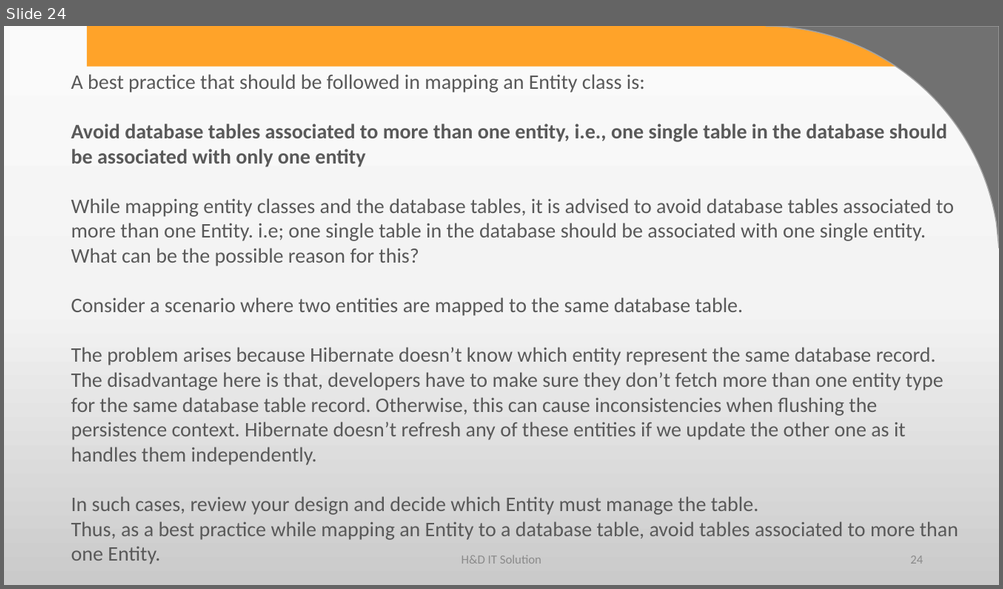
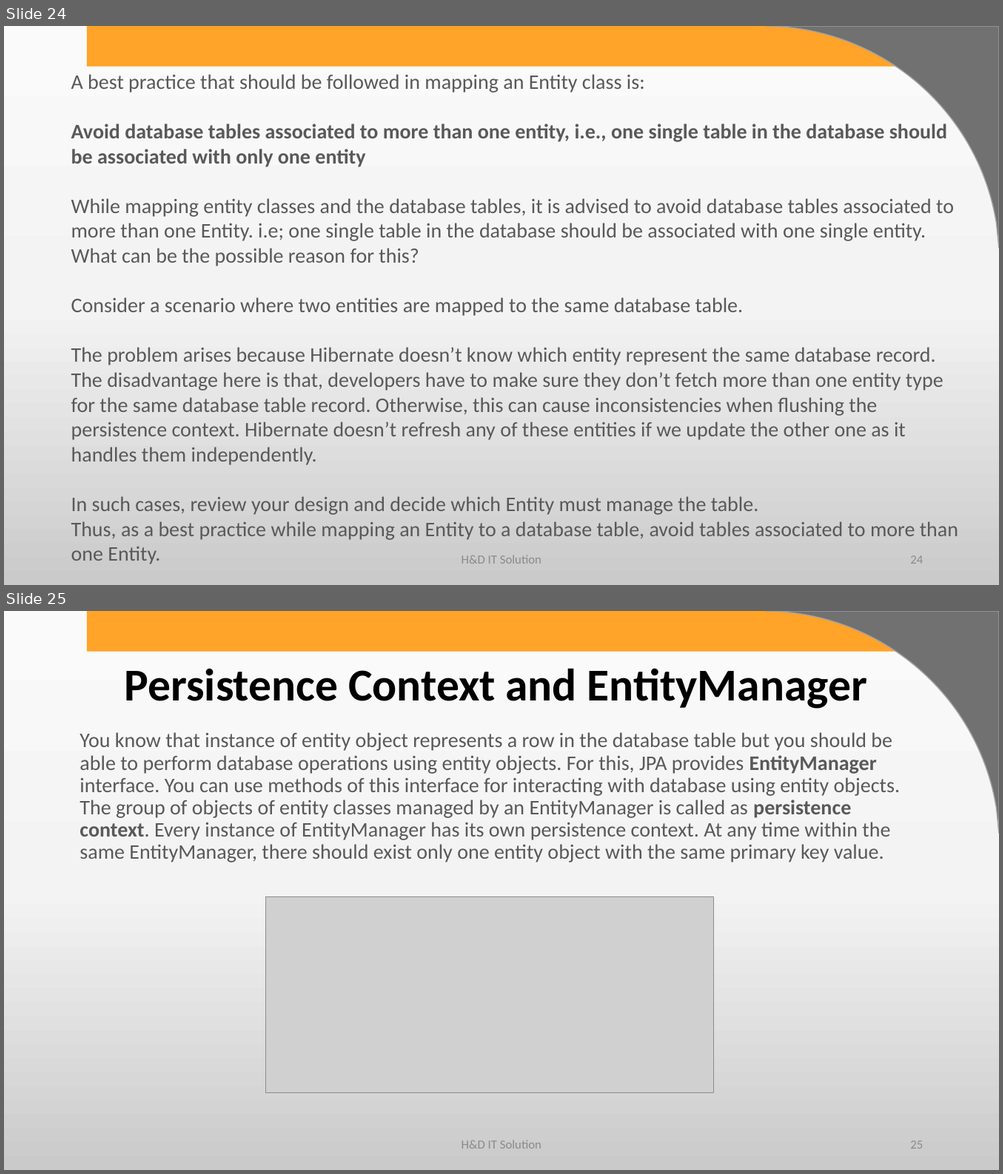
Before and after one commit to harshadasawant/spring_boot1, a slide deck: infinite/src/main/ppt/Persistence Layer using Spring Boot.pptx. Shown one above the other, each under a label of ours: slide 24 before the commit, slides 24 and 25 after it. The pictures are 1003x589 and 1003x1174 pixels, drawn with LibreOffice and Linux fonts; fonts in the diff are those of the drawing; grey boxes stand for pictures; background and template pictures are left out. Boxes give left, top, right and bottom in pixels: in the first picture for what was removed or moved away, otherwise in the second. Text is boxed around its words. In the diff, an @@ line names an element or a change of style, - is before the commit and + after.

```diff
--- a/infinite/src/main/ppt/Persistence Layer using Spring Boot.pptx
+++ b/infinite/src/main/ppt/Persistence Layer using Spring Boot.pptx
@@ slide 25 added at box(4, 611, 999, 1170), background gradient #FBFBFB to #F4F4F4 to #CBCBCB; not listed: 2 template elements that a slide beside it also shows @@
@@ title added at box(125, 668, 867, 709), 44 pt, text #000000, bold @@
+Persistence Context and EntityManager
@@ text added at box(79, 732, 899, 863), 20 pt, text #595959 @@
+You know that instance of entity object represents a row in the database table but you should be able to perform database operations using entity objects. For this, JPA provides EntityManager interface. You can use methods of this interface for interacting with database using entity objects. The group of objects of entity classes managed by an EntityManager is called as persistence context. Every instance of EntityManager has its own persistence context. At any time within the same EntityManager, there should exist only one entity object with the same primary key value.
@@ picture added at box(265, 897, 713, 1093) @@
@@ text added at box(461, 1141, 541, 1149), 12 pt, text #8C8C8C @@
+H&D IT Solution
@@ page number added at box(910, 1141, 922, 1149), 12 pt, text #8C8C8C @@
+25
```
Also in this commit, not shown: 22 other slides added, 4 other files.
